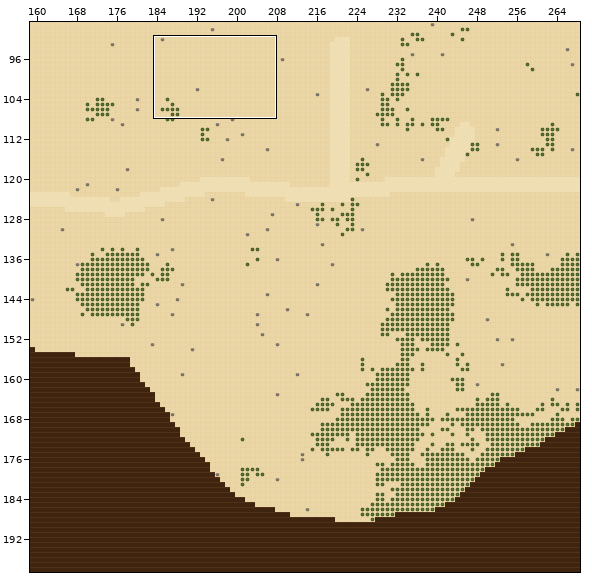
Tiled map (JSON) -- maps/overworld.tmj. The picture above shows the old version from afar; the outline marks the close-up.
Close-up. First the earlier version:
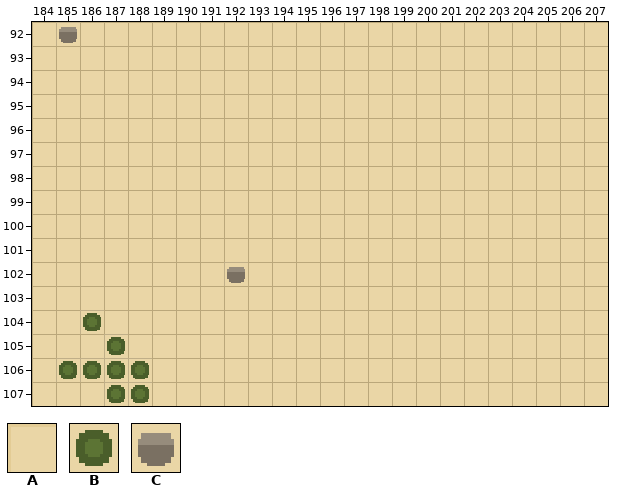
Cells are 16x16 px. Shown: x 184..207, y 92..107. The commit also changed other parts of the map, which this record leaves out.
Key: from "draft": A 0, B 3, C 4.
_ is an empty cell.
Layer "ground" before, first column x 184:
 92 ACAAAAAAAAAAAAAAAAAAAAAA
 93 AAAAAAAAAAAAAAAAAAAAAAAA
 94 AAAAAAAAAAAAAAAAAAAAAAAA
 95 AAAAAAAAAAAAAAAAAAAAAAAA
 96 AAAAAAAAAAAAAAAAAAAAAAAA
 97 AAAAAAAAAAAAAAAAAAAAAAAA
 98 AAAAAAAAAAAAAAAAAAAAAAAA
 99 AAAAAAAAAAAAAAAAAAAAAAAA
100 AAAAAAAAAAAAAAAAAAAAAAAA
101 AAAAAAAAAAAAAAAAAAAAAAAA
102 AAAAAAAACAAAAAAAAAAAAAAA
103 AAAAAAAAAAAAAAAAAAAAAAAA
104 AABAAAAAAAAAAAAAAAAAAAAA
105 AAABAAAAAAAAAAAAAAAAAAAA
106 ABBBBAAAAAAAAAAAAAAAAAAA
107 AAABBAAAAAAAAAAAAAAAAAAA
And afterwards:
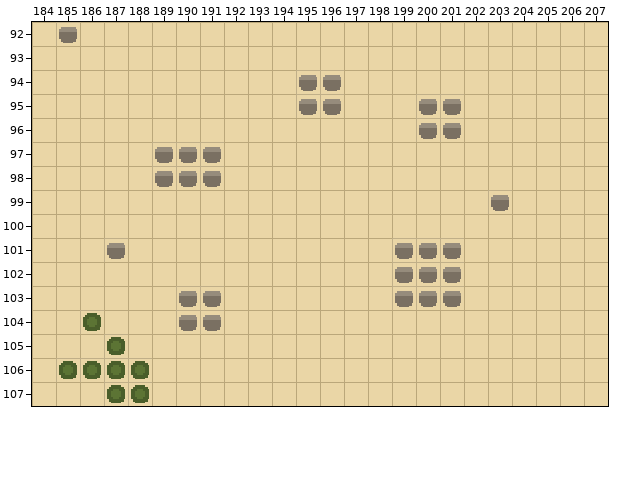
Edits made:
Layer "ground":
y 94: x 195..196 AA -> CC
y 95: x 195..196 AA -> CC; x 200..201 AA -> CC
y 96: x 200..201 AA -> CC
y 97..98: x 189..191 AAA -> CCC
y 99: x 203 A -> C
y 101: x 187 A -> C; x 199..201 AAA -> CCC
y 102: x 192 C -> A; x 199..201 AAA -> CCC
y 103: x 190..191 AA -> CC; x 199..201 AAA -> CCC
y 104: x 190..191 AA -> CC
